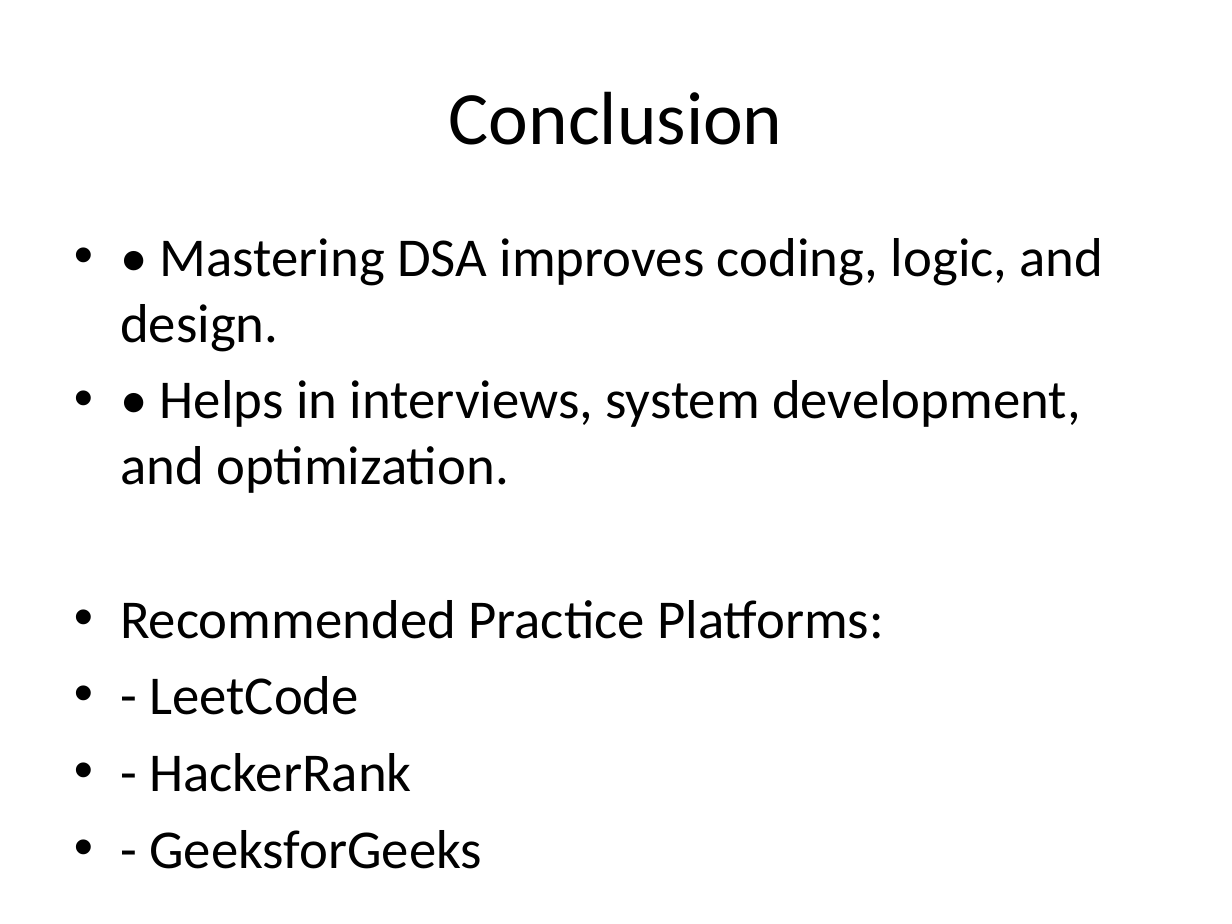
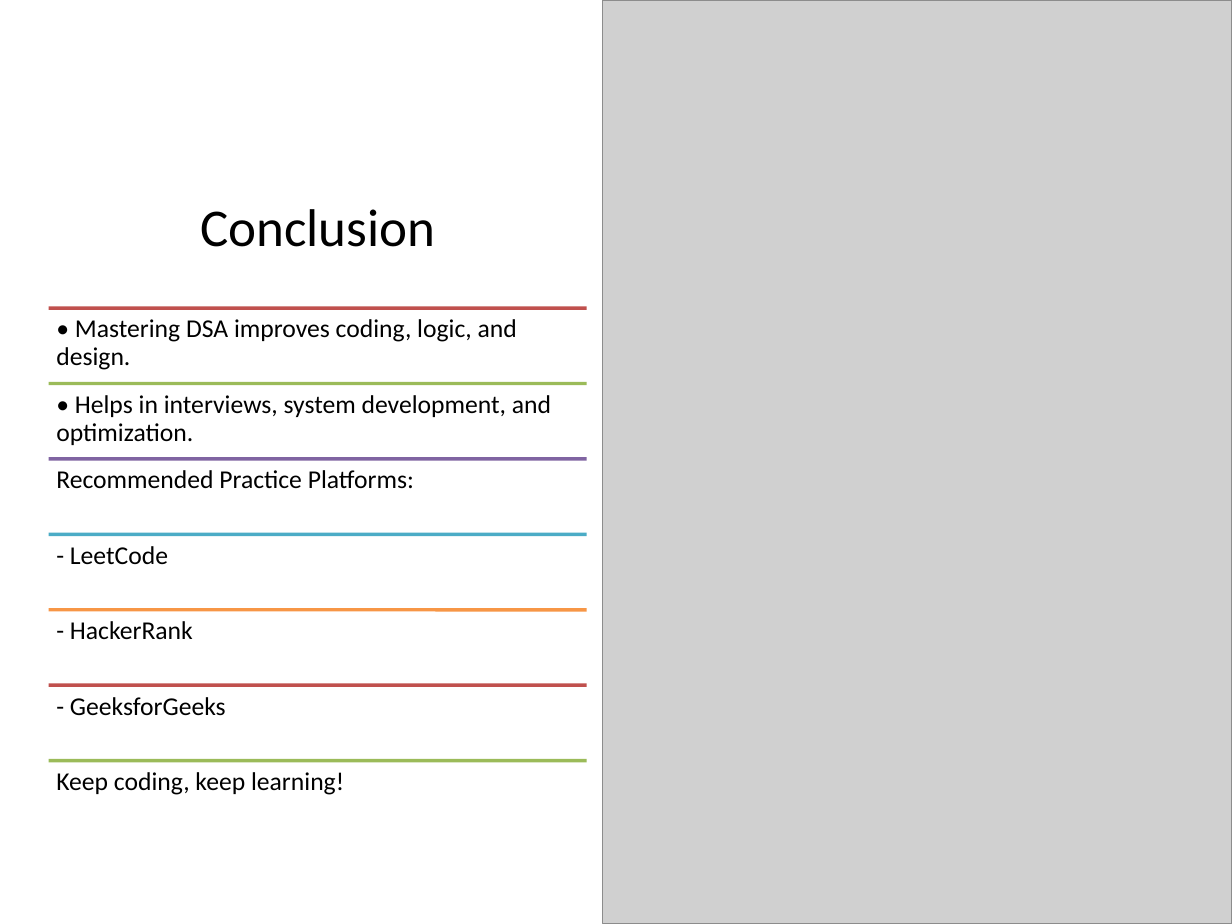
Before and after one commit to mrkyaing/MG-DSA, a slide deck: slide 27 of DSA_in_Java_LectureNotes_Detailed.pptx (slide 11 before the commit). Drawn at 1232x924 pixels with LibreOffice and Linux fonts; fonts in the diff are those of the drawing; grey boxes stand for pictures. Boxes give left, top, right and bottom in pixels: in the first picture for what was removed or moved away, otherwise in the second. Text is boxed around its words. In the diff, an @@ line names an element or a change of style, - is before the commit and + after.

```diff
--- a/DSA_in_Java_LectureNotes_Detailed.pptx
+++ b/DSA_in_Java_LectureNotes_Detailed.pptx
@@ picture added at box(602, 0, 1232, 924) @@
@@ title "Conclusion": place and size @@
-title "Conclusion" at box(449, 91, 783, 145)
+title "Conclusion" at box(200, 209, 435, 247)
@@ title "Conclusion" at box(200, 209, 435, 247): size 44 to 31 pt; vertical alignment middle to bottom @@
@@ text removed at box(120, 238, 1104, 792) @@
-• • Mastering DSA improves coding, logic, and design.
-• • Helps in interviews, system development, and optimization.
-• Recommended Practice Platforms:
-• - LeetCode
-• - HackerRank
-• - GeeksforGeeks
-• Keep coding, keep learning!
@@ group added at box(48, 308, 586, 795): 7 lines, 7 texts @@
+• Mastering DSA improves coding, logic, and design.
+• Helps in interviews, system development, and optimization.
+Recommended Practice Platforms:
+- LeetCode
+- HackerRank
+- GeeksforGeeks
+Keep coding, keep learning!
```
Also in this commit, not shown: 10 other slides changed, 16 slides added, 9 other files.
